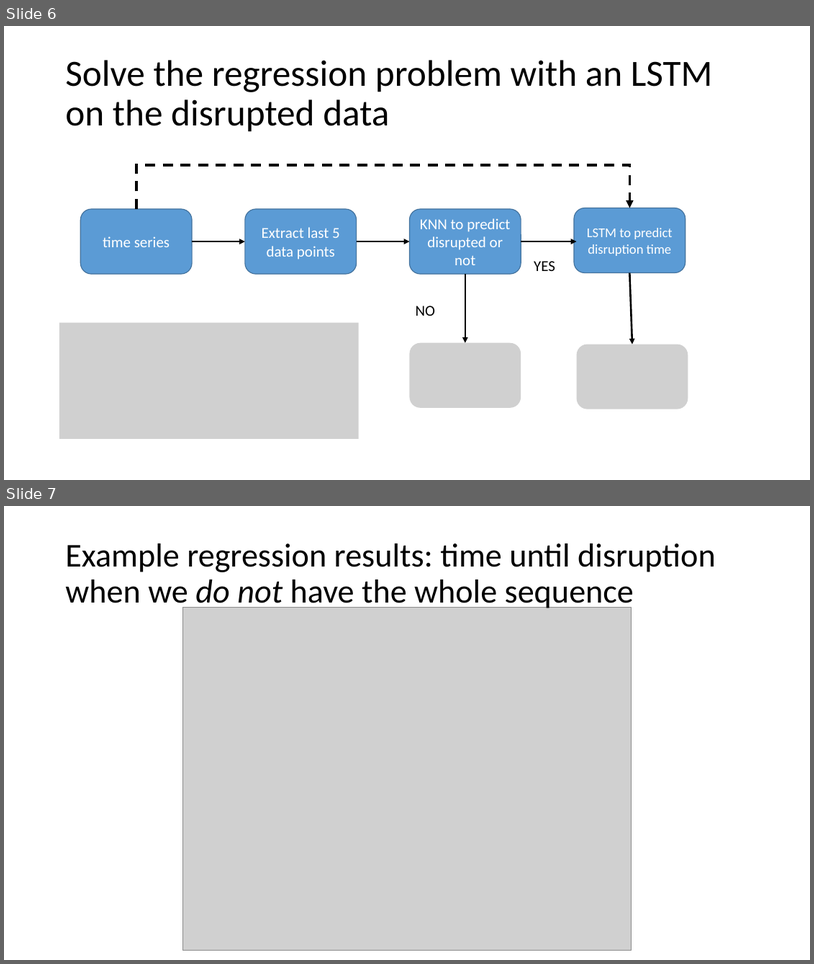
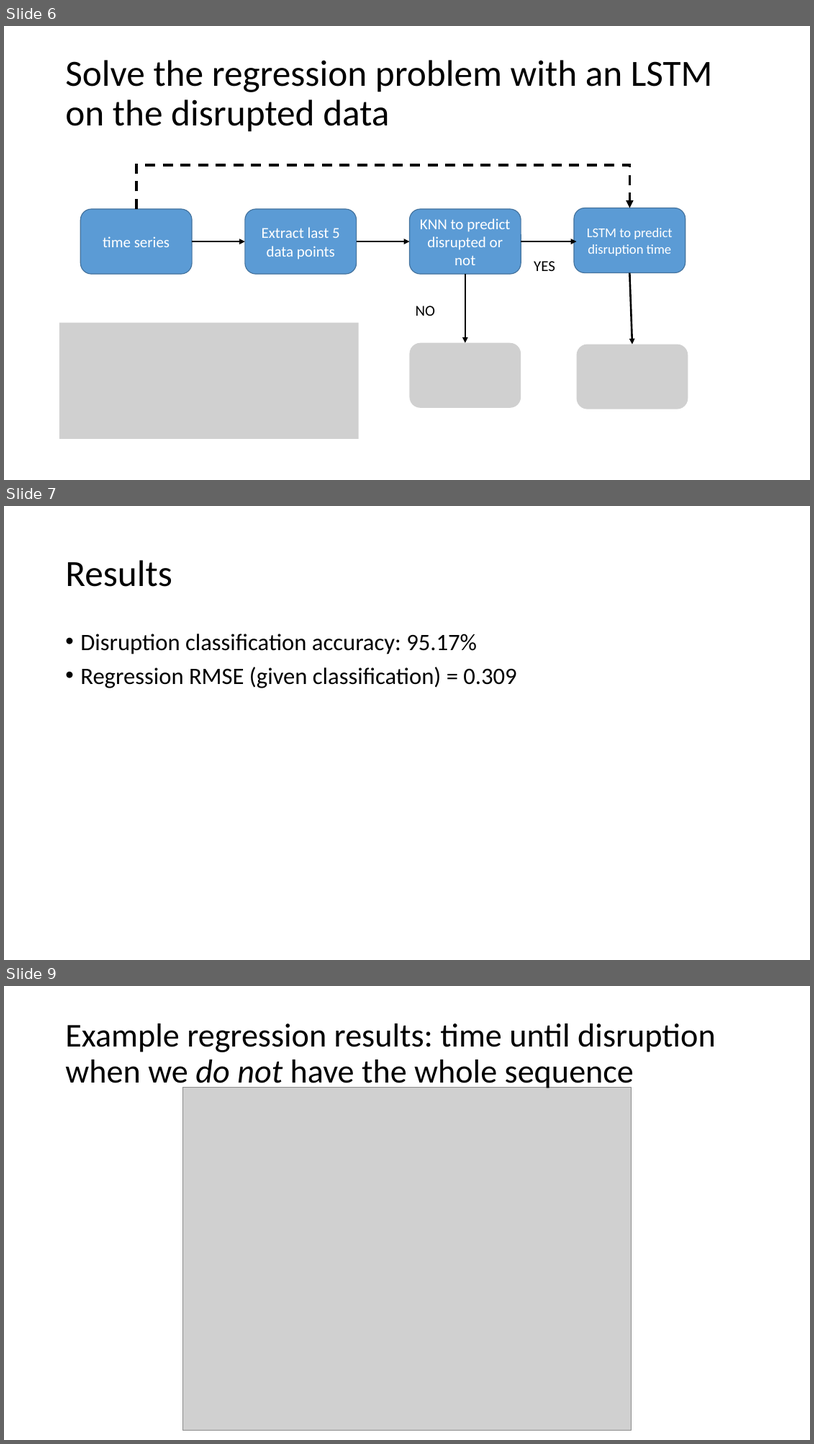
Before and after one commit to hoseasiu/hack4fusion, a slide deck: problem_approach.pptx. Shown one above the other, each under a label of ours: slides 6 and 7 before the commit, slides 6, 7 and 9 after it; the slides between them are not shown. The pictures are 814x964 and 814x1444 pixels, drawn with LibreOffice and Linux fonts; fonts in the diff are those of the drawing; grey boxes stand for pictures. Boxes give left, top, right and bottom in pixels: in the first picture for what was removed or moved away, otherwise in the second. Text is boxed around its words. In the diff, an @@ line names an element or a change of style, - is before the commit and + after.

```diff
--- a/problem_approach.pptx
+++ b/problem_approach.pptx
@@ slide 7 added at (x1=4, y1=506, x2=810, y2=960), background #FFFFFF @@
@@ title added at (x1=65, y1=560, x2=172, y2=587), 44 pt, text #000000 @@
+Results
@@ text added at (x1=80, y1=633, x2=517, y2=688), 28 pt, text #000000 @@
+• Disruption classification accuracy: 95.17%
+• Regression RMSE (given classification) = 0.309
@@ what was slide 7 is now slide 9 @@
```
Also in this commit, not shown: 1 other slide added.
